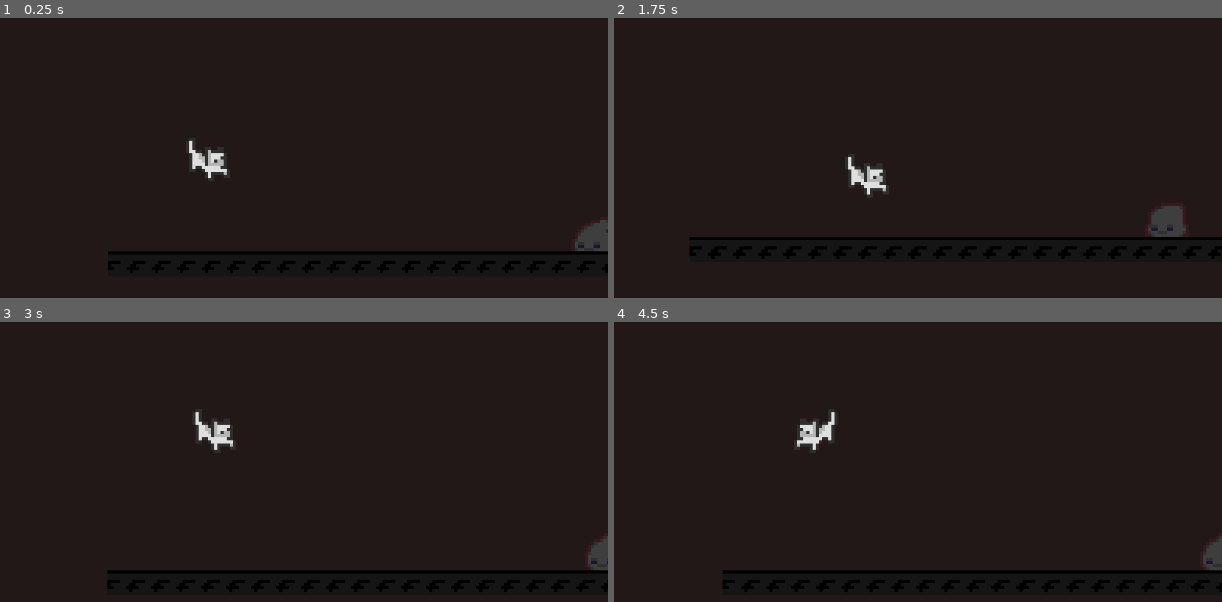
Above: before the commit, frames 1-4 (two rows, left to right).
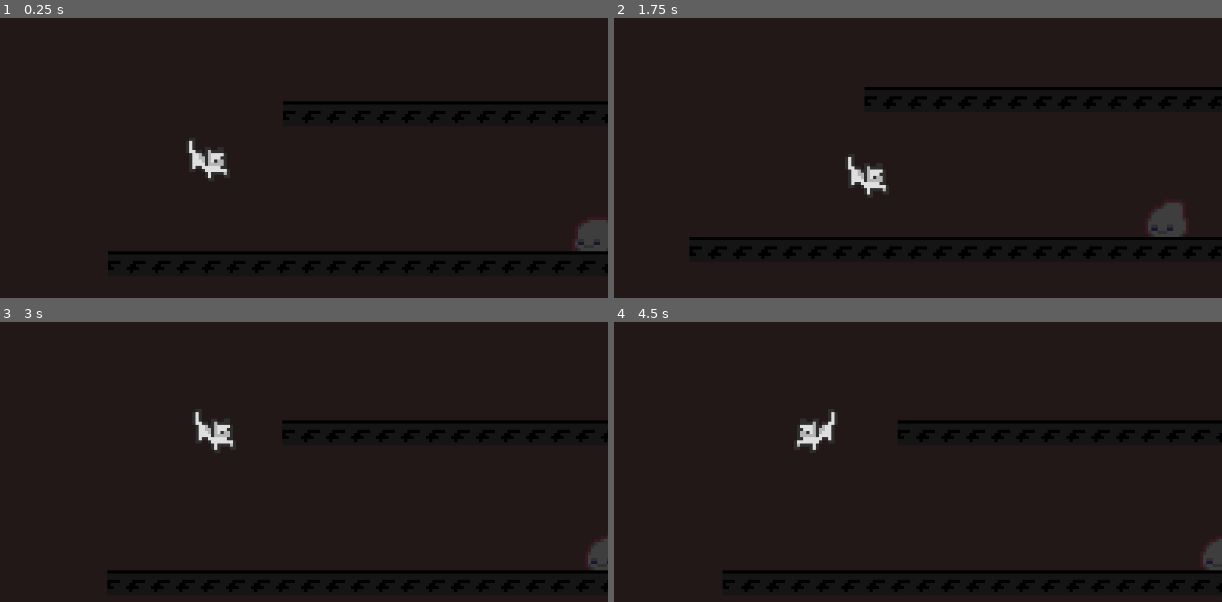
Above: after the commit, the same moments.

Repository: nwrenger/Crastination
Game: Godot game, scene res://Enemies/Slime/test.tscn
Two runs of this game, one before a commit and one after it. Both use one fixed random seed, a clock stepped at 60 frames per second and the inputs below. This scene is started directly instead of the project's main scene.
Inputs:
- Up to frame 1 (0.25 s): no input
- Up to frame 2 (1.75 s): tap Enter at 0.5 s; hold R 0.53-1.28 s; hold Right (ui_right) from 0.53 s (still down); tap Up (ui_up) at 0.77, 1.52 s; tap Space at 1.25 s; tap R at 1.35 s
- Up to frame 3 (3 s): release Right (ui_right) at 2.03 s; hold Left (ui_left) 2.03-2.78 s; hold R 2.03-2.78 s; tap Enter at 2.75 s; hold Right (ui_right) from 2.78 s (still down); tap R at 2.85 s
- Up to frame 4 (4.5 s): tap Up (ui_up) at 3.02, 3.77 s; hold R 3.53-4.28 s; tap Space at 4.25 s; release Right (ui_right) at 4.28 s; hold Left (ui_left) from 4.28 s (still down); tap R at 4.35 s

The runs differ from the first frame. In frame 1, 1.6% of the frame differs, in the area x 46-100%, y 29-84%; in frame 2, 1.7%, in the area x 41-100%, y 24-74%; in frame 3, 1.6%; in frame 4, 1.6%.

Commit message:
:bug: Fixed Slime not disapparing

Diff:
--- a/Enemies/Slime/Slime.gd
+++ b/Enemies/Slime/Slime.gd
@@ -2,24 +2,25 @@
 
 signal player_killed_slime()
 
+var already_dead := false
+
 func _process(_delta):
-    if $Slime/dead.get_overlapping_bodies():
-#        print($Slime/dead.get_overlapping_bodies())
-        get_tree().reload_current_scene()
+#	print(already_dead)
+	if already_dead == false:
+		if $Slime/dead.get_overlapping_bodies():
+#        	print($Slime/dead.get_overlapping_bodies())
+			get_tree().reload_current_scene()
 
-    if $Slime.position.x > 30:
-        $Slime/Sprite.flip_h = false
-    elif $Slime.position.x < -30:
-        $Slime/Sprite.flip_h = true
+	if $Slime.position.x > 30:
+		$Slime/Sprite.flip_h = false
+	elif $Slime.position.x < -30:
+		$Slime/Sprite.flip_h = true
 
 func head_entered(_body):
-        emit_signal("player_killed_slime")
-        $Slime/dead.set_deferred("monotoring", false)
-        $Slime/dead.set_deferred("monotorable", false)
-        $Slime/head.set_deferred("monotoring", false)
-        $Slime/head.set_deferred("monotorable", false)
-        $Slime/Collision.set_deferred("disabled", true)
-        $MoveAnimation.stop()
-        $Slime/Sprite.play("death")
-        yield($Slime/Sprite, "animation_finished")
-        queue_free()
+	if already_dead == false:
+		emit_signal("player_killed_slime")
+		already_dead = true
+		$MoveAnimation.stop()
+		$Slime/Sprite.play("death")
+		yield($Slime/Sprite, "animation_finished")
+		queue_free()
--- a/Enemies/Slime/Slime.tscn
+++ b/Enemies/Slime/Slime.tscn
@@ -104,12 +104,12 @@
 
 [node name="Collision" type="CollisionShape2D" parent="Slime"]
 shape = SubResource( 2 )
+disabled = true
 
 [node name="Sprite" type="AnimatedSprite" parent="Slime"]
 position = Vector2( 0, -2 )
 frames = SubResource( 1 )
 animation = "idle"
-frame = 3
 playing = true
 
 [node name="dead" type="Area2D" parent="Slime"]
--- a/Enemies/Slime/test.tscn
+++ b/Enemies/Slime/test.tscn
@@ -12,7 +12,7 @@
 collision_layer = 3
 collision_mask = 3
 format = 1
-tile_data = PoolIntArray( 393212, 3, 0, 393213, 3, 0, 393214, 3, 0 …(282 unchanged characters)…
+tile_data = PoolIntArray( -65533, 3, 0, -65532, 3, 0, -65531, 3, 0, -65530, 3, 0, -65529, 3, 0, -65528, 3, 0, -65527, 3, 0, -65526, 3, 0, -65525, 3, 0, -65524, 3, 0, -65523, 3, 0, -65522, 3, 0, -65521, 3, 0, -65520, 3, 0, -65519, 3, 0, -65518, 3, 0, 393212, 3, 0, 393213, 3, 0, 393214, 3, 0 …(282 unchanged characters)…
 
 [node name="Player" parent="." instance=ExtResource( 2 )]
 
